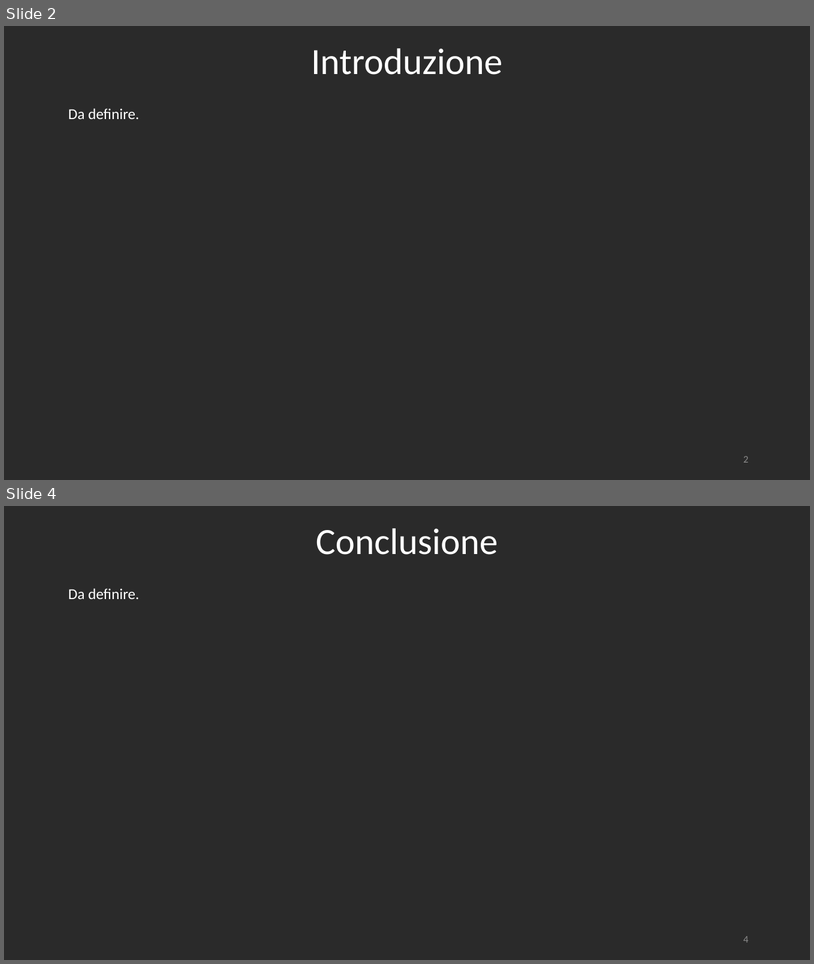
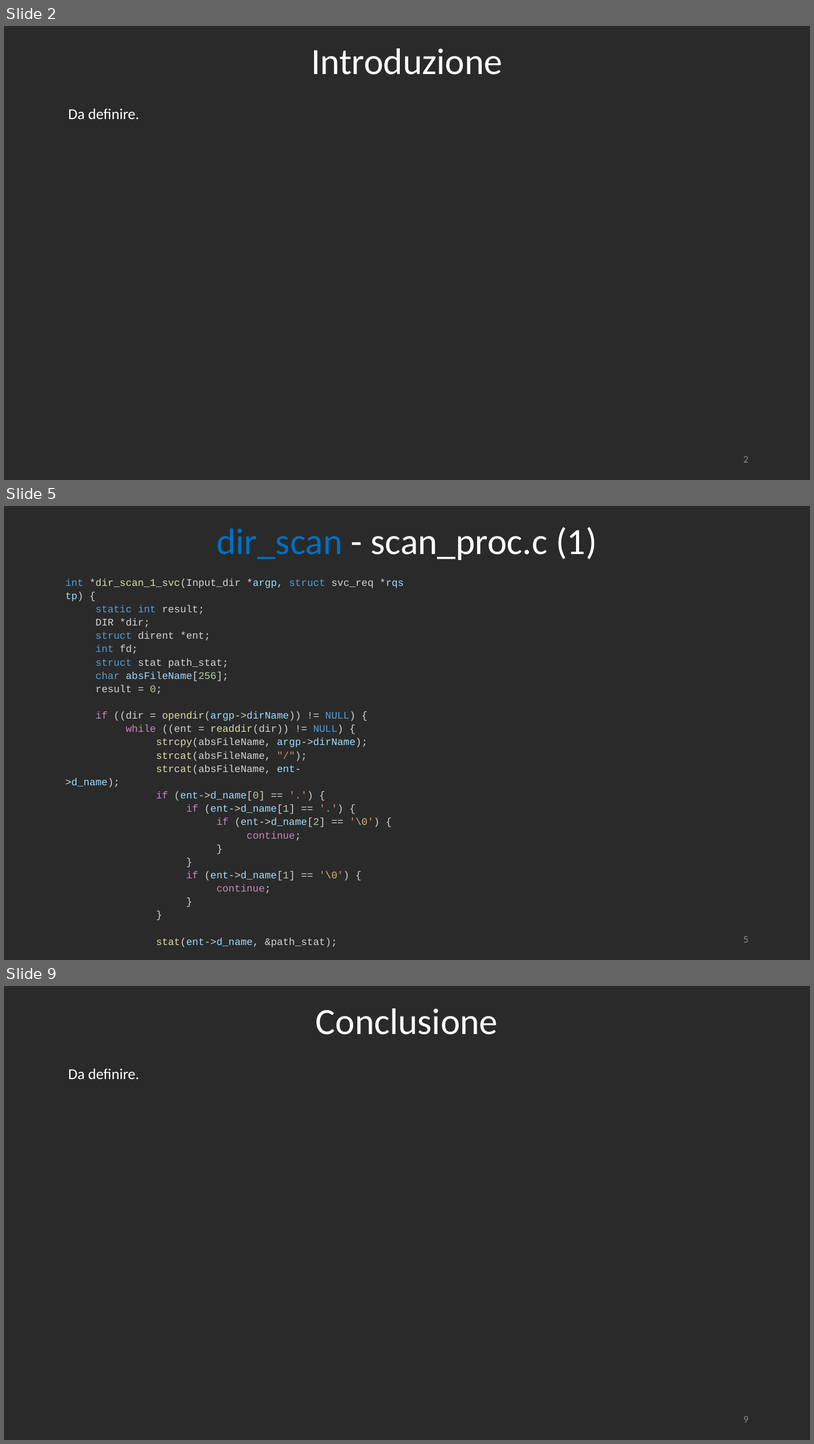
Before and after one commit to RetiCalc-Unibo/progetto8, a slide deck: Presentazione.pptx. Shown one above the other, each under a label of ours: slides 2 and 4 before the commit, slides 2, 5 and 9 after it; the slides between them are not shown. The pictures are 814x964 and 814x1444 pixels, drawn with LibreOffice and Linux fonts; fonts in the diff are those of the drawing. Boxes give left, top, right and bottom in pixels: in the first picture for what was removed or moved away, otherwise in the second. Text is boxed around its words. In the diff, an @@ line names an element or a change of style, - is before the commit and + after.

```diff
--- a/Presentazione.pptx
+++ b/Presentazione.pptx
@@ slide 5 added at <box>4,506,810,960</box>, background #2A2A2A @@
@@ title added at <box>216,527,597,560</box>, 44 pt, text #FFFFFF @@
+dir_scan - scan_proc.c (1)
@@ text added at <box>65,579,380,893</box>, 12 pt, text #D4D4D4 @@
+int *dir_scan_1_svc(Input_dir *argp, struct svc_req *rqstp) {
+static int result;
+DIR *dir;
+struct dirent *ent;
+int fd;
+struct stat path_stat;
+char absFileName[256];
+result = 0;
+if ((dir = opendir(argp->dirName)) != NULL) {
+while ((ent = readdir(dir)) != NULL) {
+strcpy(absFileName, argp->dirName);
+strcat(absFileName, "/");
+strcat(absFileName, ent->d_name);
+if (ent->d_name[0] == '.') {
+if (ent->d_name[1] == '.') {
+if (ent->d_name[2] == '\0') {
+continue;
+}
+}
+if (ent->d_name[1] == '\0') {
+continue;
+}
+}
+stat(ent->d_name, &path_stat);
@@ page number added at <box>744,936,749,942</box>, 12 pt, text #8C8C8C @@
+5
@@ what was slide 4 is now slide 9 @@
@@ page number at <box>744,1416,749,1422</box>: text changed @@
-4
+9
```
Also in this commit, not shown: 5 other slides added, 1 slide removed, 1 other file.
